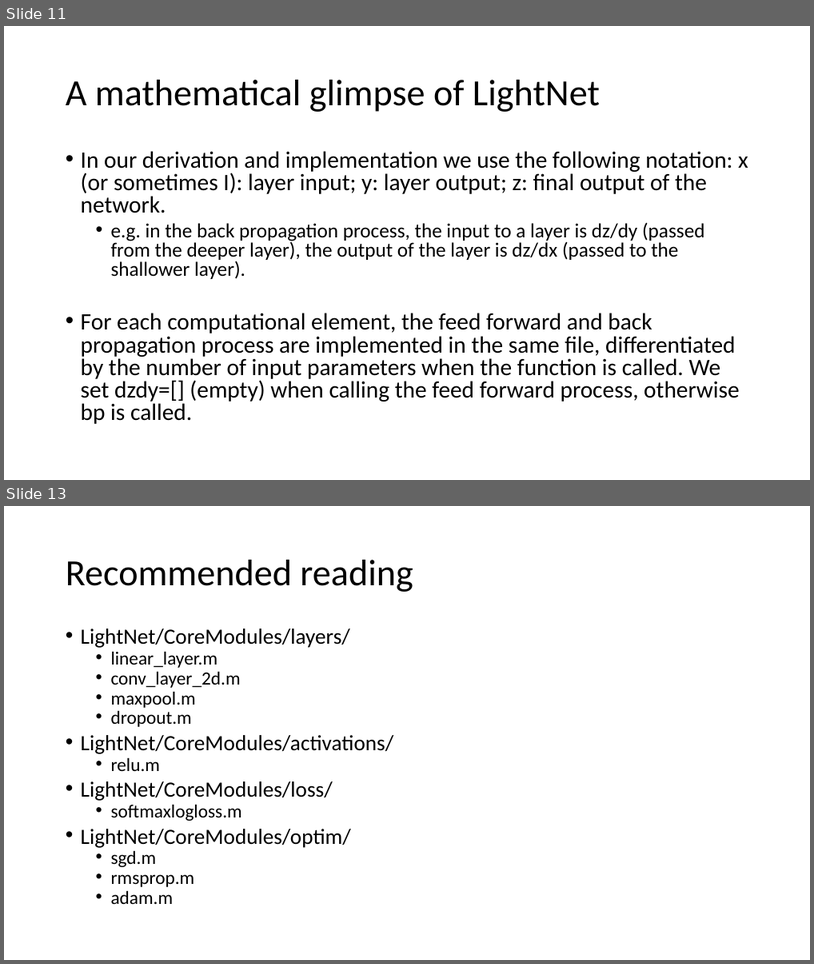
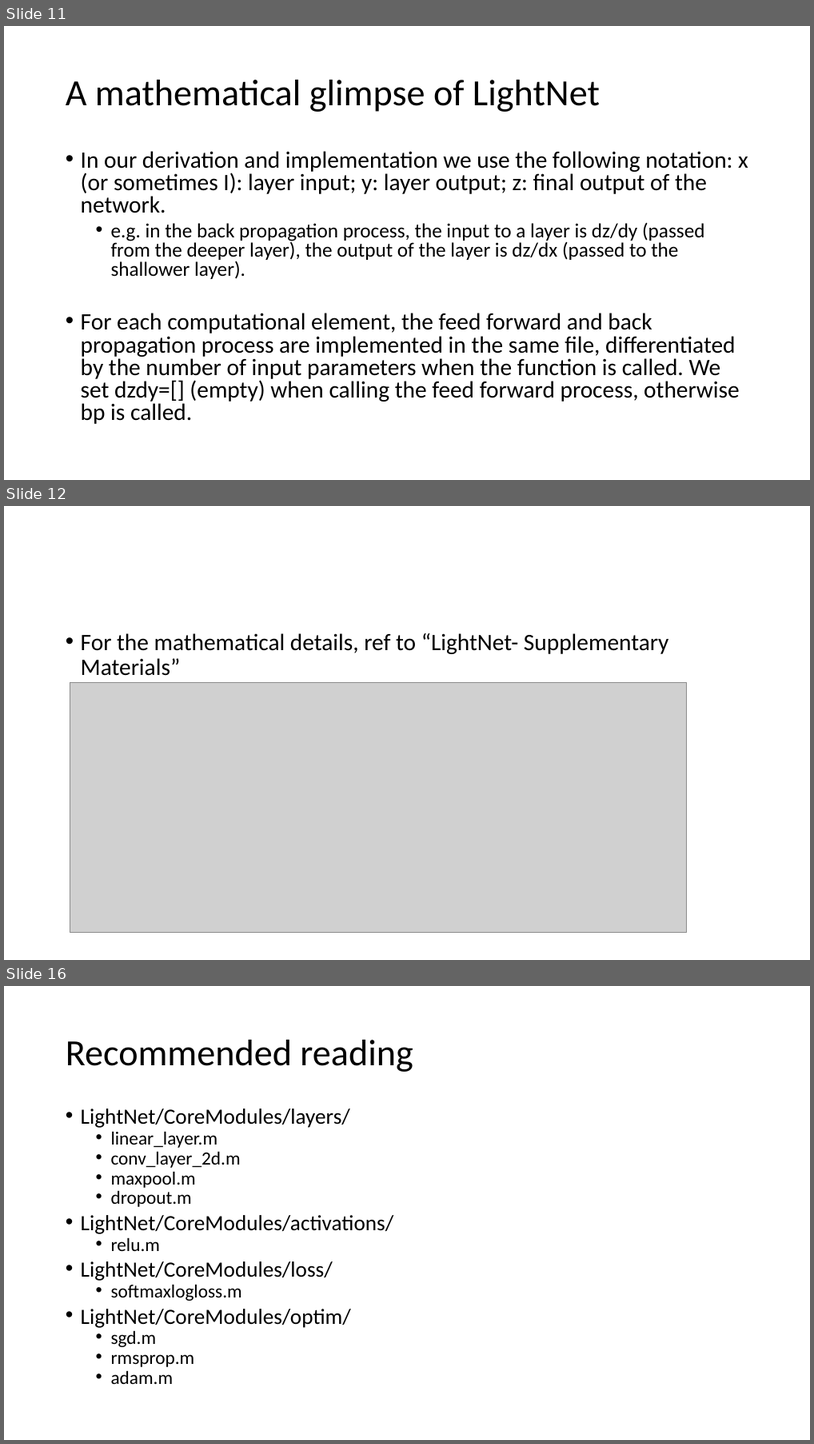
Before and after one commit to katsuyoo/LightNet, a slide deck: Documentations/LightNet Tutorial.pptx. Shown one above the other, each under a label of ours: slides 11 and 13 before the commit, slides 11, 12 and 16 after it; the slides between them are not shown. The pictures are 814x964 and 814x1444 pixels, drawn with LibreOffice and Linux fonts; fonts in the diff are those of the drawing; grey boxes stand for pictures. Boxes give left, top, right and bottom in pixels: in the first picture for what was removed or moved away, otherwise in the second. Text is boxed around its words. In the diff, an @@ line names an element or a change of style, - is before the commit and + after.

Commit message:
Tutorial_Supplementary_Materials

```diff
--- a/Documentations/LightNet Tutorial.pptx
+++ b/Documentations/LightNet Tutorial.pptx
@@ slide 12 added at bbox=[4, 506, 810, 960], background #FFFFFF @@
@@ text added at bbox=[81, 633, 669, 676], 28 pt, text #000000 @@
+• For the mathematical details, ref to “LightNet- Supplementary Materials”
@@ picture added at bbox=[70, 683, 687, 932] @@
@@ what was slide 13 is now slide 16 @@
```
Also in this commit, not shown: 3 other slides added, 1 slide removed, 5 other files.
